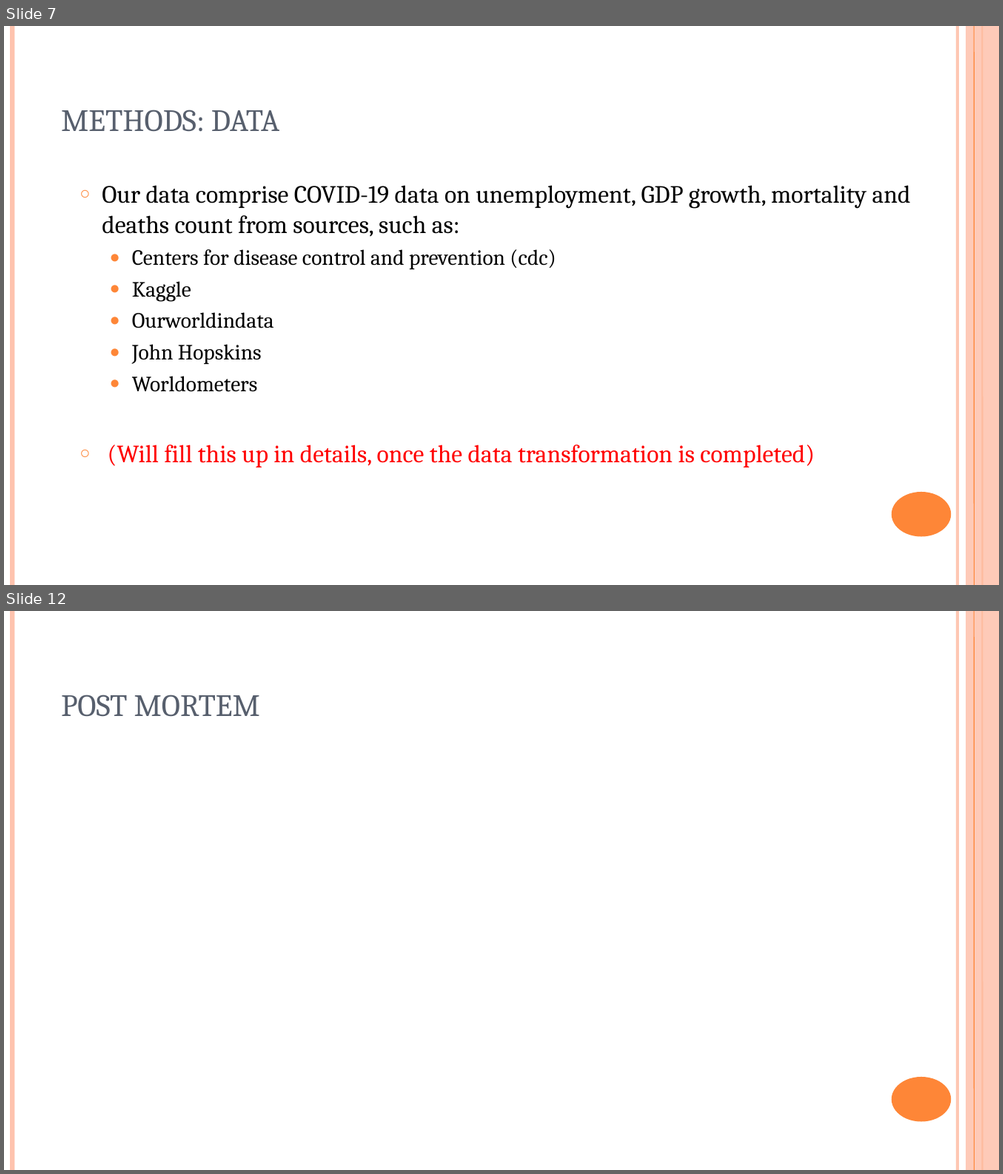
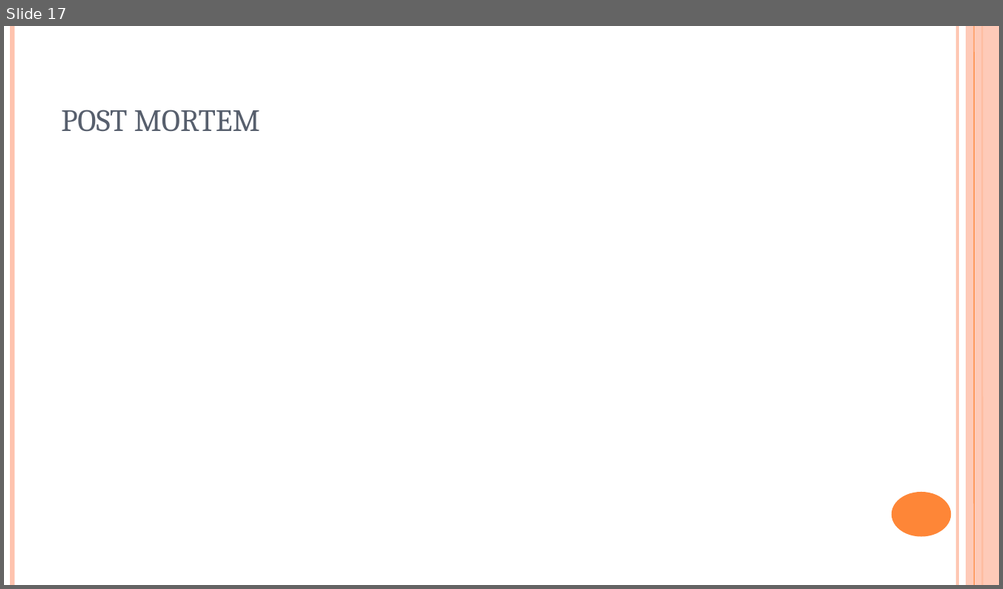
Before and after one commit to BunmiOlakanmi/Project, a slide deck: COVID-19 - analysis.ppt. Shown one above the other, each under a label of ours: slides 7 and 12 before the commit, slide 17 after it; the slides between them are not shown. The pictures are 1003x1174 and 1003x589 pixels, drawn with LibreOffice and Linux fonts; fonts in the diff are those of the drawing. Boxes give left, top, right and bottom in pixels: in the first picture for what was removed or moved away, otherwise in the second. Text is boxed around its words. In the diff, an @@ line names an element or a change of style, - is before the commit and + after.

```diff
--- a/COVID-19 - analysis.ppt
+++ b/COVID-19 - analysis.ppt
@@ slide 7 removed at [4, 26, 999, 585], background #FFFFFF; not listed: 6 template elements that a slide beside it also shows @@
@@ title removed at [61, 110, 279, 132] @@
-METHODS: DATA
@@ text removed at [102, 185, 910, 468] @@
-○ Our data comprise COVID-19 data on unemployment, GDP growth, mortality and deaths count from sources, such as:
-  ● Centers for disease control and prevention (cdc)
-  ● Kaggle
-  ● Ourworldindata
-  ● John Hopskins
-  ● Worldometers
-○ (Will fill this up in details, once the data transformation is completed)
@@ what was slide 12 is now slide 17 @@
```
Also in this commit, not shown: 6 slides changed, 7 slides added, 1 other slide removed.
